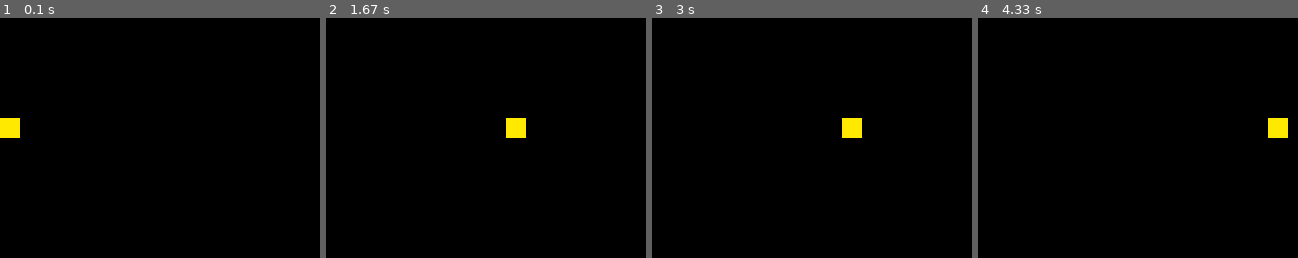
Above: before the commit, frames 1-4 (left to right).
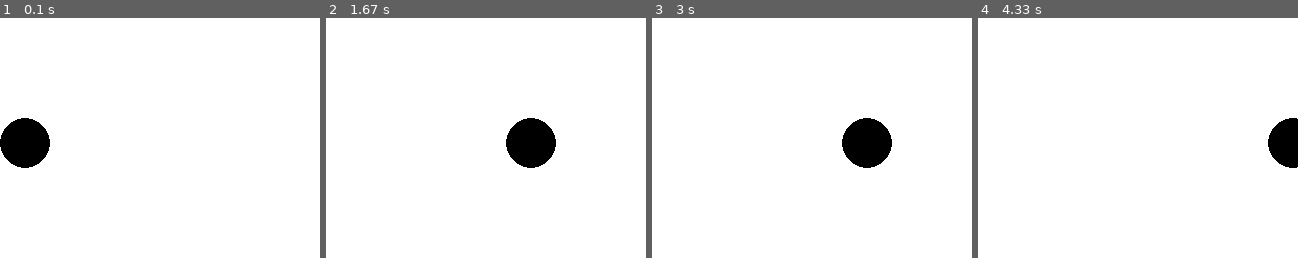
Above: after the commit, the same moments.

Repository: kddial/pygame-for-james
Game: pygame game, started from sprite_collision.py
Same seed, same stepped clock (60 frames per second), same inputs: the game is played once before the commit and once after it.
Inputs:
- Up to frame 1 (0.1 s): no input
- Up to frame 2 (1.67 s): hold Right 0.33-0.8 s; hold Right 0.83-1.3 s; hold Left from 1.33 s (still down)
- Up to frame 3 (3 s): release Left at 1.87 s; hold Left 1.9-2.3 s; hold Right 2.33-2.97 s
- Up to frame 4 (4.33 s): hold Left 3-3.47 s; hold Right 3.5-3.97 s; hold Right from 4 s (still down)

The runs differ from the first frame. In frame 1, 98% of the frame differs, in the area x 0-100%, y 0-100%; in frame 2, 98%; in frame 3, 98%; in frame 4, 99%.

Commit message:
draw ellipse instead

Diff:
--- a/sprite_collision.py
+++ b/sprite_collision.py
@@ -18,8 +18,9 @@
 class Player(pygame.sprite.Sprite):
     def __init__(self, x, y):
         pygame.sprite.Sprite.__init__(self)
-        self.image = pygame.Surface((20, 20))
-        self.image.fill(YELLOW)
+        self.image = pygame.Surface((50, 50))
+        self.image.fill(WHITE) # background color of sprite
+        pygame.draw.ellipse(self.image, BLACK, [0,0,50,50]) # draw ellipse on image
         self.rect = self.image.get_rect()
         self.rect.x = x
         self.rect.y = y
@@ -79,7 +80,7 @@
     all_sprites.update()
 
     # Draw the scene
-    screen.fill(BLACK)
+    screen.fill(WHITE)
 
     # Draw all the sprites
     all_sprites.draw(screen)
